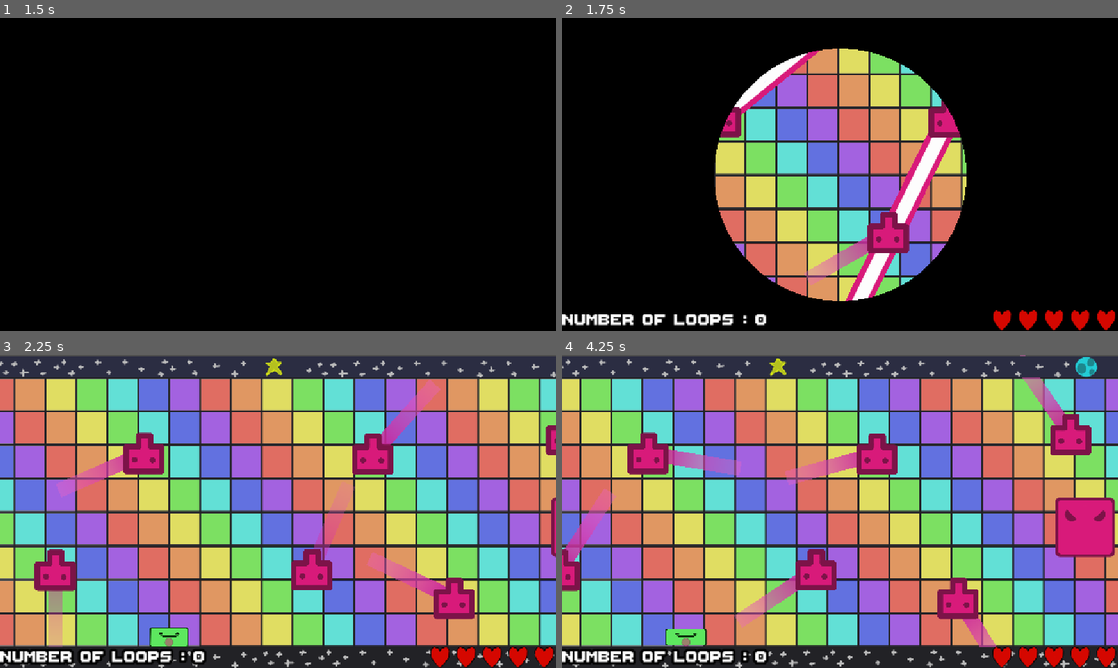
Above: before the commit, frames 1-4 (two rows, left to right).
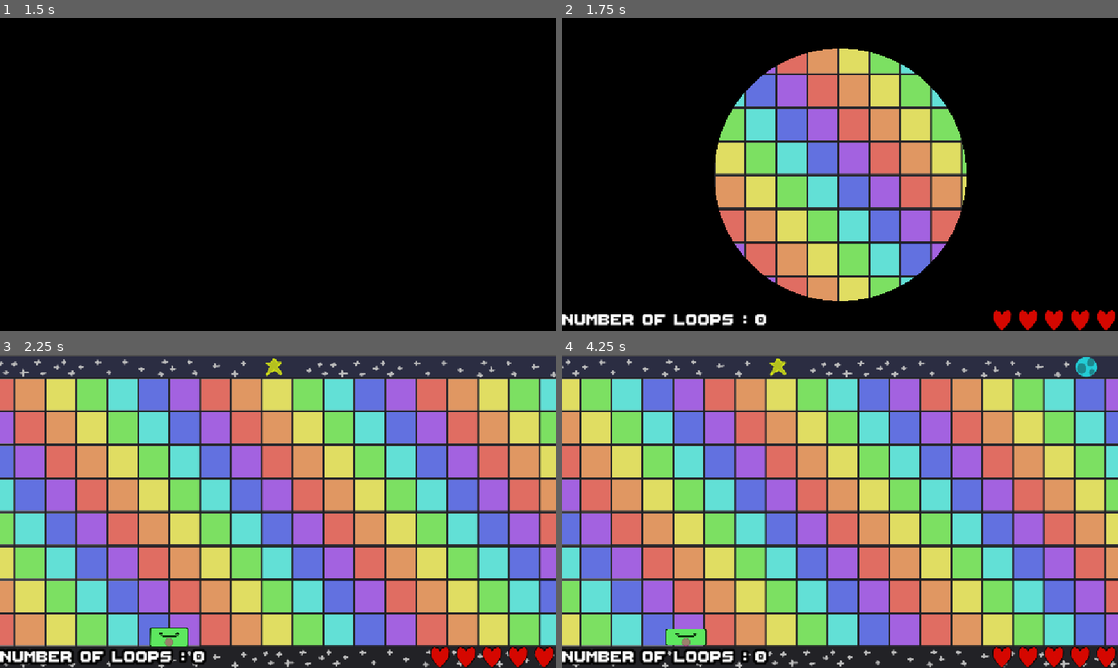
Above: after the commit, the same moments.

Repository: les-brows/la-boucle-musicale
Game: Godot game, scene res://Levels/MainMenu/MainMenu.tscn
The game is run twice, just before and just after one commit, with the same random seed, the same clock (stepped at 60 frames per second) and the same inputs. Sound files missing from this copy of the repository are replaced by a short silence.
Inputs (mouse positions are in pixels of both pictures, inside the frame that each line leads up to):
- Up to frame 1 (1.5 s): tap Enter (ui_accept) at 0.5, 0.77 s; move the mouse to (400, 158) at 0.52 s; hold D (player1_right) 0.53-1.28 s; tap Shift (player1_dash) at 0.6 s; move the mouse to (166, 190) at 1.27 s; hold S (player1_down) from 1.28 s (still down); right-click (166, 190) at 1.35 s
- Up to frame 2 (1.75 s): keep holding S (player1_down); tap Enter (ui_accept) at 1.52 s
- Up to frame 3 (2.25 s): move the mouse to (333, 442) at 2.02 s; release S (player1_down) at 2.03 s; hold D (player1_right) from 2.03 s (still down); tap Shift (player1_dash) at 2.1 s
- Up to frame 4 (4.25 s): move the mouse to (812, 574) at 2.77 s; release D (player1_right) at 2.78 s; hold O (player1_shoot_up) 2.78-3.53 s; right-click (812, 574) at 2.85 s; tap Enter (ui_accept) at 3.02, 3.77 s; move the mouse to (1006, 558) at 3.52 s; hold A (player1_left) from 3.53 s (still down); tap Shift (player1_dash) at 3.6 s

Frame 1 is identical in both runs. In frame 2, 4.9% of the frame differs, in the area x 28-72%, y 10-91%; in frame 3, 7.2%; in frame 4, 9.6%, in the area x 0-100%, y 0-94%.

Commit message:
fix global

Diff:
--- a/globals.gd
+++ b/globals.gd
@@ -38,7 +38,7 @@
 const MELODY_MAX_LEVEL = 2
 const BULLET_SPREAD_MAX_LEVEL = 2
 
-const INITIAL_LOOP_COUNT: int = 5
+const INITIAL_LOOP_COUNT: int = 0
 var LOOP_COUNT: int = INITIAL_LOOP_COUNT
 
 var COOLDOWN_DASH=2
@@ -57,7 +57,7 @@
 var BULLET_SIZE_MULT_PLAYER :float =1
 var BULLET_SIZE_MULT_ENEMY :float =1
 var NB_BULLET_PLAYER = 2
-var MELODY_LEVEL = 0
+var MELODY_LEVEL = 1
 var LUCK_DODGE :int = 0
 
 const NB_LEVEL_INFINITE = 2
